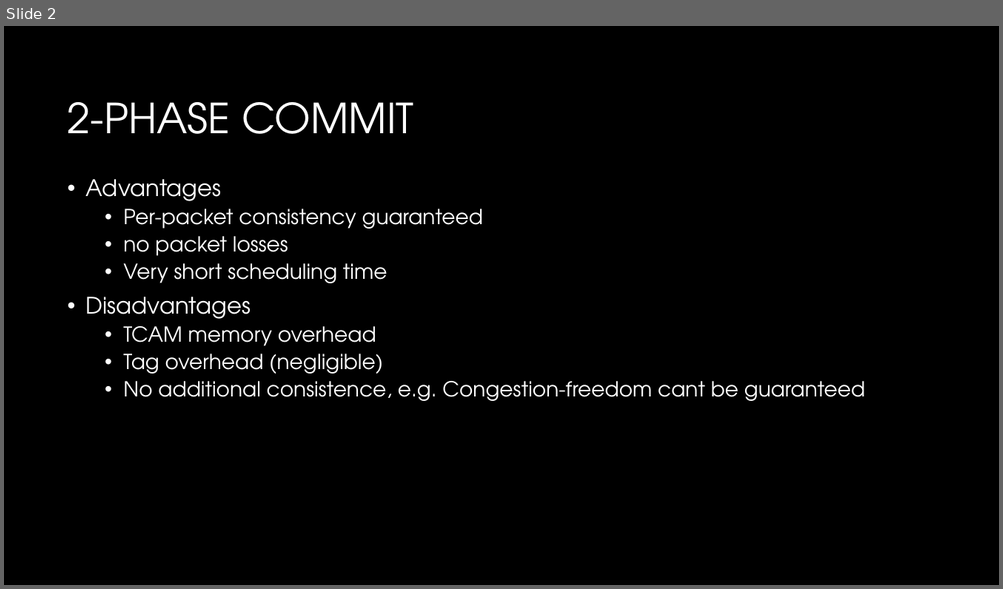
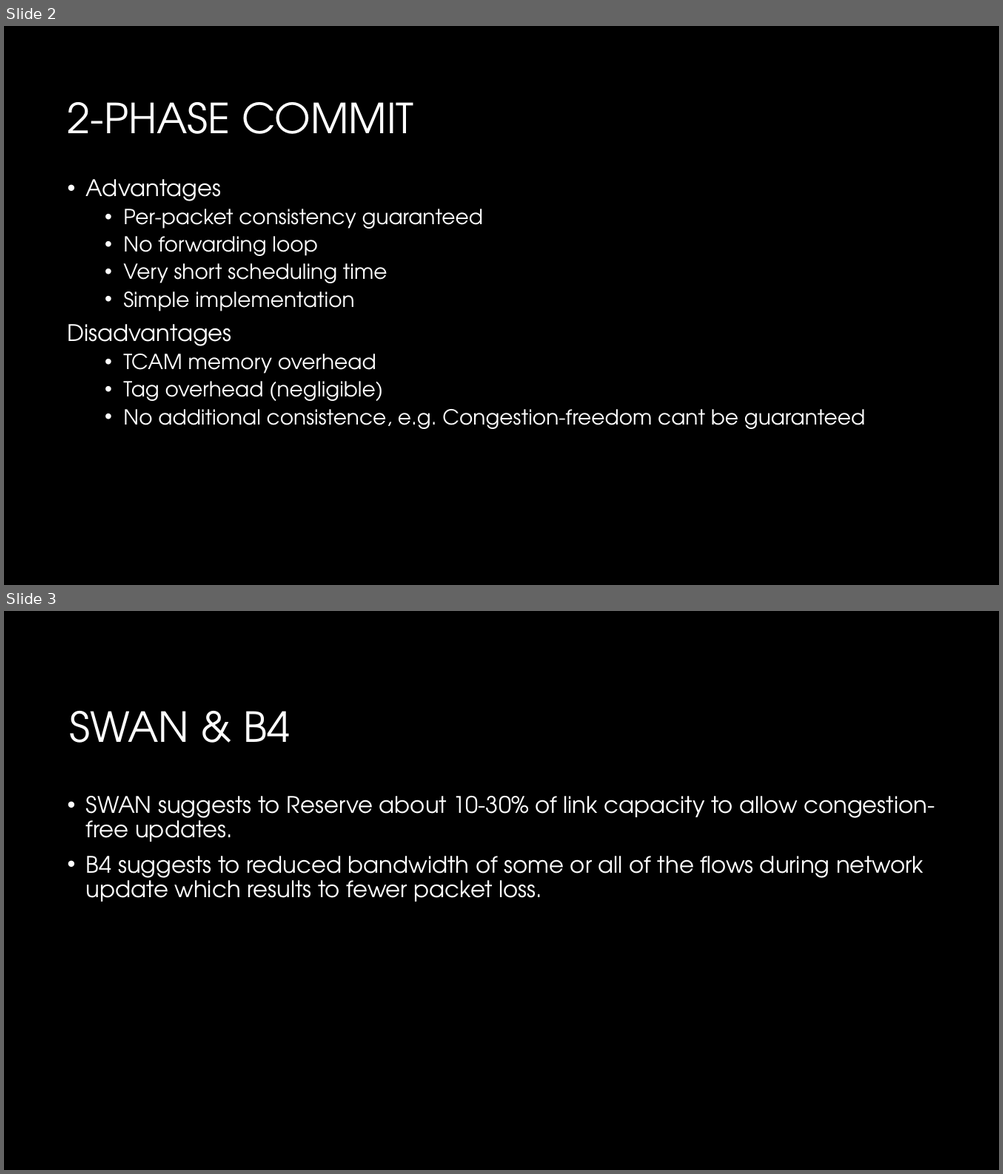
Before and after one commit to arshiarezaei/ConsistentAndFastNetworkUpdateInWirelessTimeSensitiveSoftware-DefinedNetworks, a slide deck: Presentation1.pptx. Shown one above the other, each under a label of ours: slide 2 before the commit, slides 2 and 3 after it. The pictures are 1003x589 and 1003x1174 pixels, drawn with LibreOffice and Linux fonts; fonts in the diff are those of the drawing; background and template pictures are left out. Boxes give left, top, right and bottom in pixels: in the first picture for what was removed or moved away, otherwise in the second. Text is boxed around its words. In the diff, an @@ line names an element or a change of style, - is before the commit and + after.

```diff
--- a/Presentation1.pptx
+++ b/Presentation1.pptx
@@ slide 3 added at [4, 611, 999, 1170], background #000000 @@
@@ title added at [70, 711, 290, 743], 40 pt, text #FFFFFF @@
+SWAN & B4
@@ text added at [86, 796, 934, 902], 22 pt, text #FFFFFF @@
+• SWAN suggests to Reserve about 10-30% of link capacity to allow congestion-free updates.
+• B4 suggests to reduced bandwidth of some or all of the flows during network update which results to fewer packet loss.
@@ slide 2 changed as well @@
@@ text at [123, 236, 317, 256]: text changed @@
-  • no packet losses
+  • No forwarding loop
@@ text at [123, 292, 354, 312]: paragraph added @@
+  • Simple implementation
@@ text at [68, 324, 232, 346]: bullet • to none @@
```
Also in this commit, not shown: 2 other slides changed, 8 other slides added, 2 slides removed.
